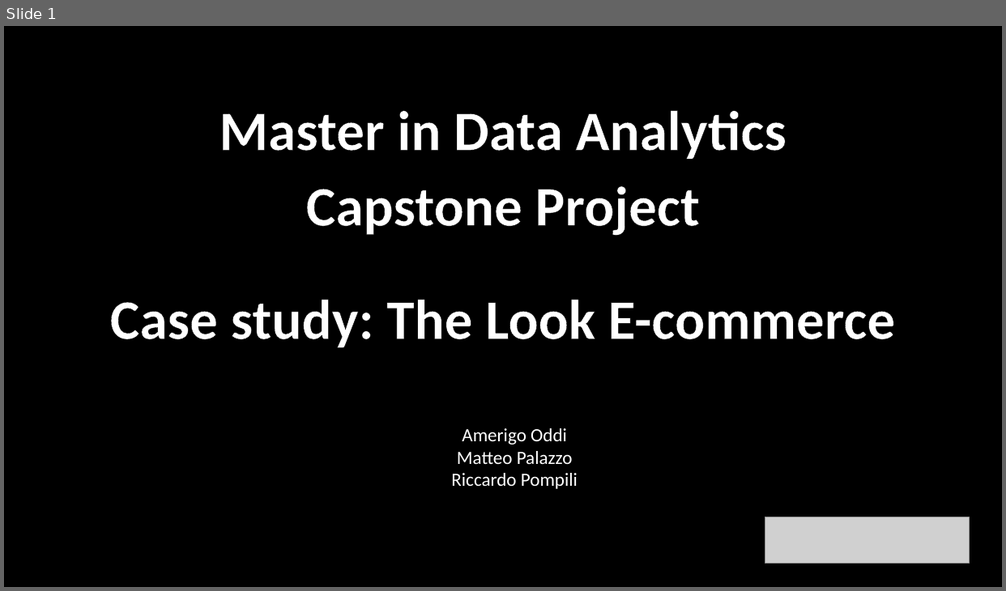
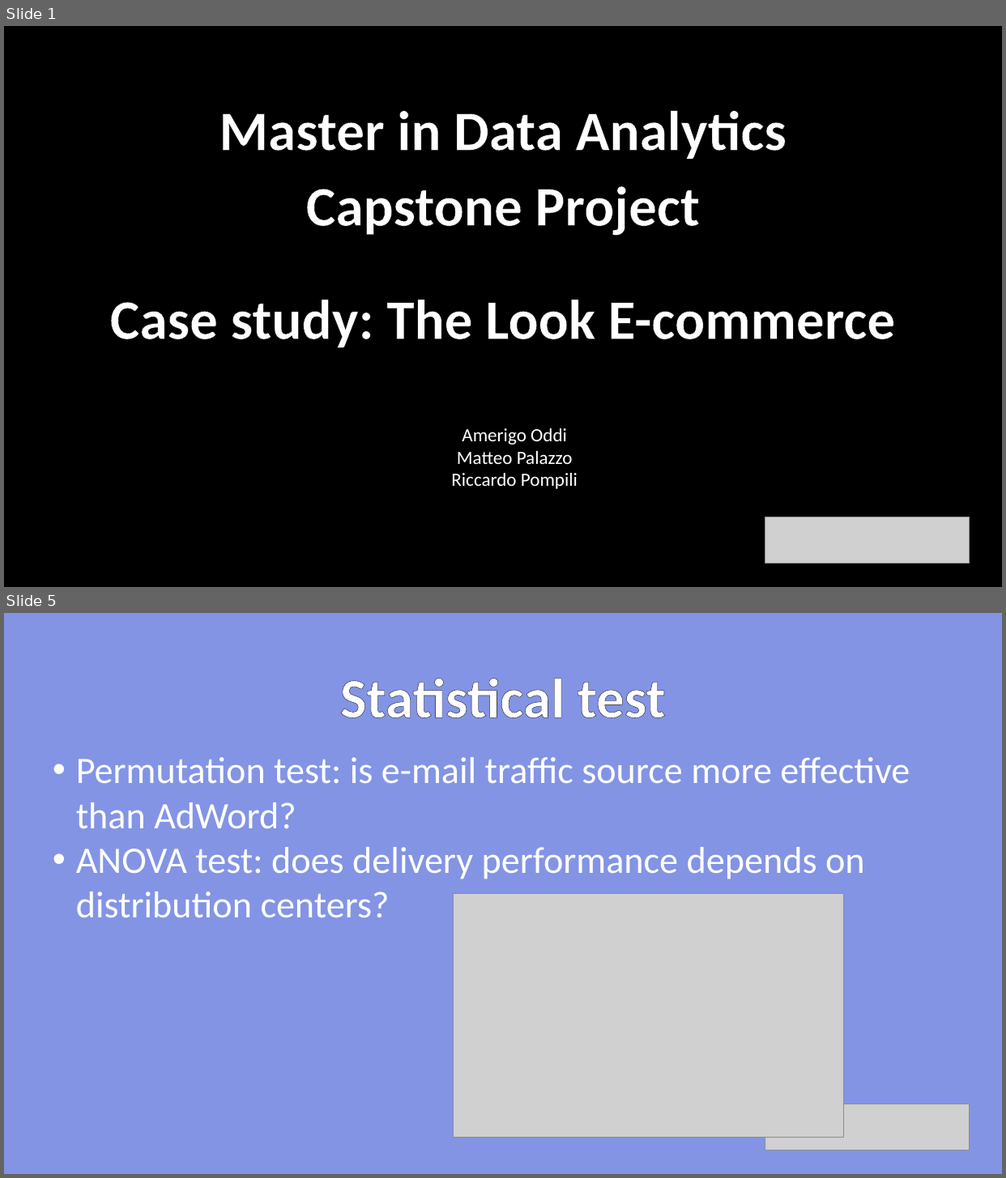
Before and after one commit to AmerigoOddi/progetto_boolean, a slide deck: presentazione.pptx. Shown one above the other, each under a label of ours: slide 1 before the commit, slides 1 and 5 after it; the slides between them are not shown. The pictures are 1006x591 and 1006x1178 pixels, drawn with LibreOffice and Linux fonts; fonts in the diff are those of the drawing; grey boxes stand for pictures; background and template pictures are left out. Boxes give left, top, right and bottom in pixels: in the first picture for what was removed or moved away, otherwise in the second. Text is boxed around its words. In the diff, an @@ line names an element or a change of style, - is before the commit and + after.

```diff
--- a/presentazione.pptx
+++ b/presentazione.pptx
@@ slide 5 added at (4,613,1002,1174), background picture (left out) @@
@@ text added at (340,678,666,718), 54 pt, text #FFFFFF, bold @@
+Statistical test
@@ text added at (76,757,910,918), 36 pt, text #FFFFFF @@
+• Permutation test: is e-mail traffic source more effective than AdWord?
+• ANOVA test: does delivery performance depends on distribution centers?
@@ picture added at (454,894,844,1138) @@
@@ picture added at (765,1105,969,1151) @@
```
Also in this commit, not shown: 3 other slides added, 4 slides removed.
